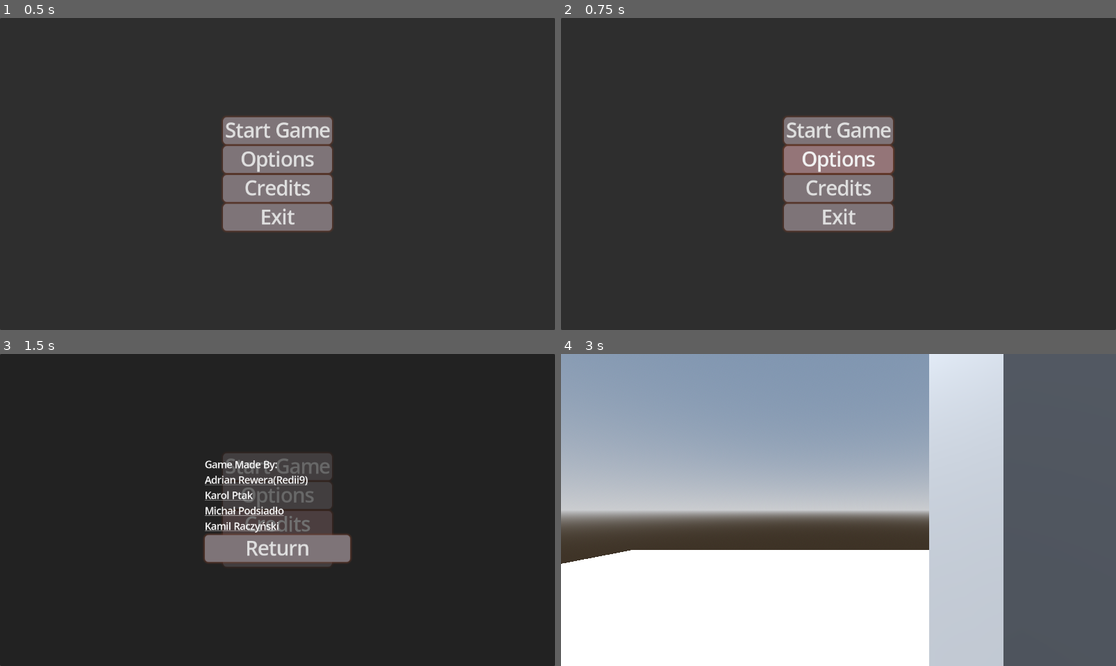
Above: before the commit, frames 1-4 (two rows, left to right).
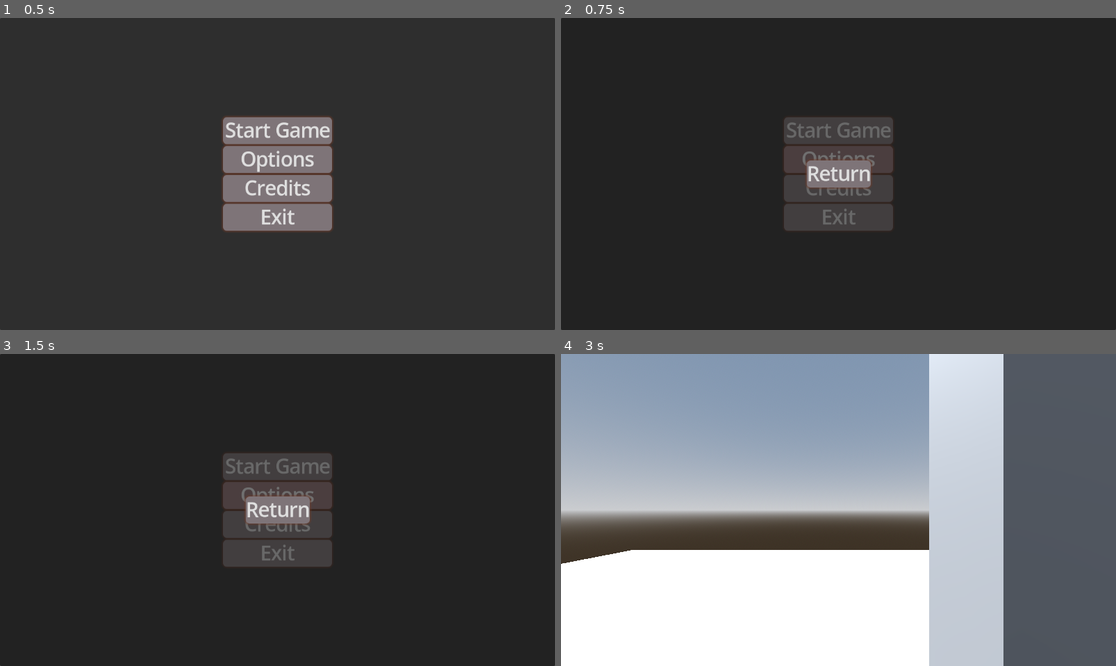
Above: after the commit, the same moments.

Repository: Redii9/Projekt_Gra_FPS
Game: Godot game, scene res://Scenes/menu.tscn
Same seed, same stepped clock (60 frames per second), same inputs: the game is played once before the commit and once after it.
Inputs:
- Up to frame 1 (0.5 s): no input
- Up to frame 2 (0.75 s): click "Options" at 0.5 s
- Up to frame 3 (1.5 s): click "Credits" at 1.25 s
- Up to frame 4 (3 s): click "Return" at 2 s; click "Start Game" at 2.75 s

Frame 1 is identical in both runs. In frame 2, 7.0% of the frame differs, in the area x 39-61%, y 31-69%; in frame 3, 4.2%; in frame 4, nothing differs.

Commit message:
Dodanie opcji
- Dodanie funkcjonalności przycisku options (przełączanie do opcji)
- W opcjach obecnie jest funkcjonalny przycisk return

Diff:
--- a/Scenes/credits.tscn
+++ b/Scenes/credits.tscn
@@ -68,6 +68,7 @@
 offset_bottom = 20.0
 grow_horizontal = 2
 grow_vertical = 2
+mouse_filter = 2
 
 [node name="VBoxContainer" type="VBoxContainer" parent="Control"]
 layout_mode = 1
--- /dev/null
+++ b/Scenes/options.tscn
@@ -0,0 +1,96 @@
+[gd_scene load_steps=6 format=3 uid="uid://c8tawm2lx1hpm"]
+
+[ext_resource type="Script" uid="uid://c3rtapebq1gad" path="res://Scripts/options.gd" id="1_prnvy"]
+
+[sub_resource type="StyleBoxFlat" id="StyleBoxFlat_4tmxy"]
+bg_color = Color(0.581094, 0.45728, 0.470233, 1)
+corner_radius_top_left = 8
+corner_radius_top_right = 8
+corner_radius_bottom_right = 8
+corner_radius_bottom_left = 8
+shadow_color = Color(0.443137, 0.235294, 0.160784, 0.6)
+shadow_size = 5
+
+[sub_resource type="StyleBoxFlat" id="StyleBoxFlat_qyyw6"]
+bg_color = Color(0.580392, 0.458824, 0.470588, 1)
+corner_radius_top_left = 8
+corner_radius_top_right = 8
+corner_radius_bottom_right = 8
+corner_radius_bottom_left = 8
+shadow_color = Color(0.443137, 0.235294, 0.160784, 0.6)
+shadow_size = 5
+
+[sub_resource type="StyleBoxFlat" id="StyleBoxFlat_ww8vx"]
+bg_color = Color(0.494118, 0.454902, 0.470588, 1)
+corner_radius_top_left = 8
+corner_radius_top_right = 8
+corner_radius_bottom_right = 8
+corner_radius_bottom_left = 8
+shadow_color = Color(0.443137, 0.235294, 0.160784, 0.6)
+shadow_size = 5
+
+[sub_resource type="StyleBoxFlat" id="StyleBoxFlat_kftxf"]
+bg_color = Color(0.493041, 0.454238, 0.472409, 1)
+corner_radius_top_left = 8
+corner_radius_top_right = 8
+corner_radius_bottom_right = 8
+corner_radius_bottom_left = 8
+shadow_color = Color(0.443323, 0.234534, 0.161196, 0.6)
+shadow_size = 5
+
+[node name="Options" type="Control"]
+layout_mode = 3
+anchors_preset = 15
+anchor_right = 1.0
+anchor_bottom = 1.0
+grow_horizontal = 2
+grow_vertical = 2
+script = ExtResource("1_prnvy")
+
+[node name="Panel" type="Panel" parent="."]
+layout_mode = 1
+anchors_preset = 15
+anchor_right = 1.0
+anchor_bottom = 1.0
+grow_horizontal = 2
+grow_vertical = 2
+
+[node name="Control" type="Control" parent="."]
+layout_mode = 1
+anchors_preset = 8
+anchor_left = 0.5
+anchor_top = 0.5
+anchor_right = 0.5
+anchor_bottom = 0.5
+offset_left = -20.0
+offset_top = -20.0
+offset_right = 20.0
+offset_bottom = 20.0
+grow_horizontal = 2
+grow_vertical = 2
+mouse_filter = 2
+
+[node name="VBoxContainer" type="VBoxContainer" parent="Control"]
+layout_mode = 1
+anchors_preset = 8
+anchor_left = 0.5
+anchor_top = 0.5
+anchor_right = 0.5
+anchor_bottom = 0.5
+offset_left = -66.5
+offset_top = -28.0
+offset_right = 66.5
+offset_bottom = 28.0
+grow_horizontal = 2
+grow_vertical = 2
+
+[node name="return" type="Button" parent="Control/VBoxContainer"]
+layout_mode = 2
+theme_override_font_sizes/font_size = 40
+theme_override_styles/focus = SubResource("StyleBoxFlat_4tmxy")
+theme_override_styles/hover = SubResource("StyleBoxFlat_qyyw6")
+theme_override_styles/pressed = SubResource("StyleBoxFlat_ww8vx")
+theme_override_styles/normal = SubResource("StyleBoxFlat_kftxf")
+text = "Return"
+
+[connection signal="pressed" from="Control/VBoxContainer/return" to="." method="_on_return_pressed"]
--- a/Scripts/credits.gd
+++ b/Scripts/credits.gd
@@ -1,6 +1,6 @@
 extends Control
 
-var main_menu: Node = null
+var menu: Node = null
 
 func _ready() -> void:
 	$Control/VBoxContainer/adrian_credits.text = "[url=https://redii9.itch.io]Adrian Rewera(Redii9)[/url]"
@@ -14,8 +14,8 @@
 	for credits in get_tree().get_nodes_in_group("credits_instances"):
 		credits.queue_free()
 
-	if main_menu:
-		main_menu.is_credits_open = false
+	if menu:
+		menu.is_credits_open = false
 
 func _on_redii_credits_meta_clicked(meta: Variant) -> void:
 	OS.shell_open(meta)
--- a/Scripts/menu.gd
+++ b/Scripts/menu.gd
@@ -1,6 +1,7 @@
 extends Control
 
 var is_credits_open: bool = false
+var is_options_open: bool = false
 
 func _on_start_game_pressed() -> void:
 	get_tree().change_scene_to_file("res://Scenes/main.tscn")
@@ -11,7 +12,15 @@
 
 
 func _on_options_pressed() -> void:
-	pass
+	if is_options_open:
+		return
+
+	is_options_open = true
+
+	var options = load("res://Scenes/options.tscn").instantiate()
+	options.add_to_group("options_instances")
+	options.menu = self # Przekazanie referencji do menu
+	get_tree().root.add_child(options)
 
 
 func _on_credits_pressed() -> void:
@@ -22,5 +31,5 @@
 
 	var credits = load("res://Scenes/credits.tscn").instantiate()
 	credits.add_to_group("credits_instances")
-	credits.main_menu = self # Przekazanie referencji do main_menu
+	credits.menu = self # Przekazanie referencji do menu
 	get_tree().root.add_child(credits)
--- /dev/null
+++ b/Scripts/options.gd
@@ -0,0 +1,12 @@
+extends Control
+
+var menu: Node = null
+
+
+func _on_return_pressed() -> void:
+	# Usuniecie wszystkich instancji w grupie
+	for options in get_tree().get_nodes_in_group("options_instances"):
+		options.queue_free()
+
+	if menu:
+		menu.is_options_open = false
Not shown, added: Scripts/options.gd.uid
